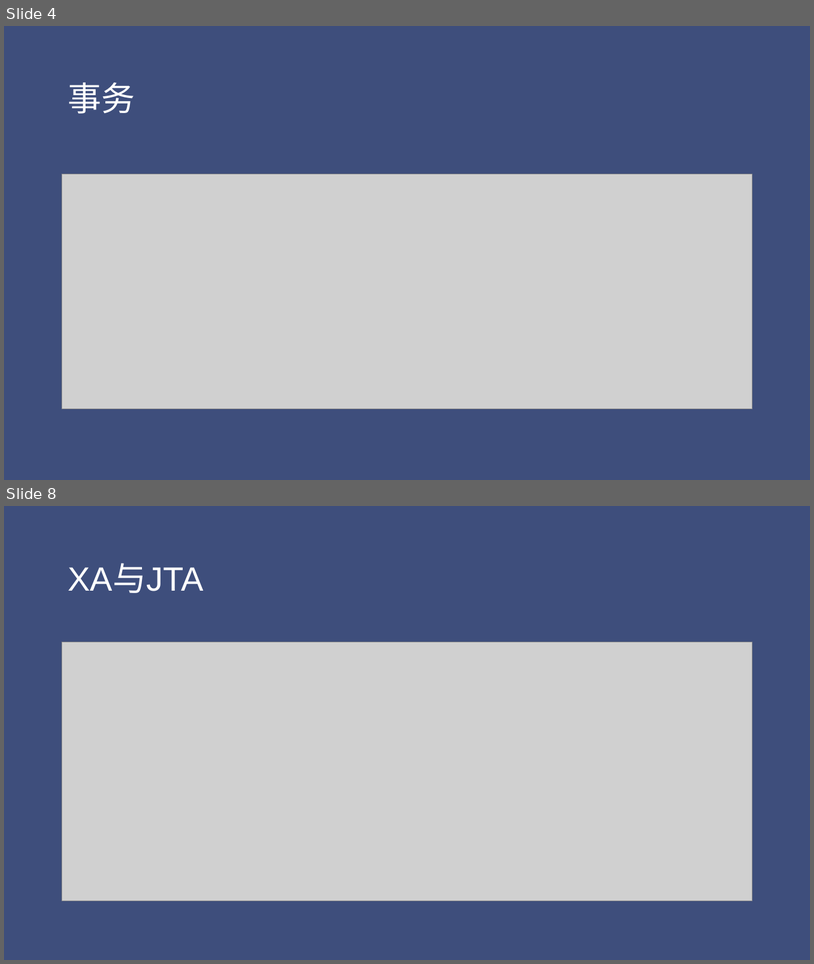
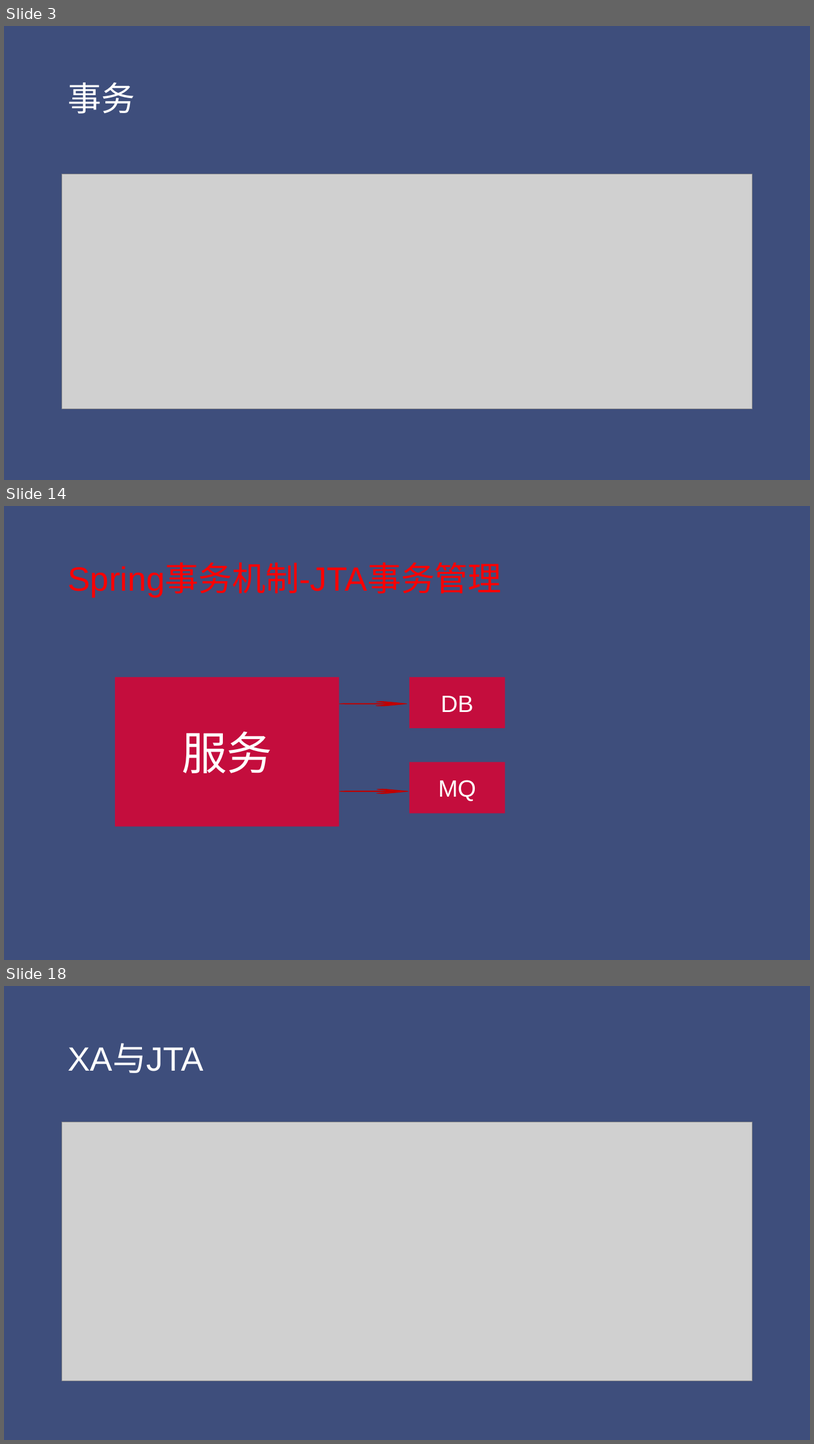
Before and after one commit to jungle0127/springcloudstudy, a slide deck: docs/distributedsystemtransaction.pptx. Shown one above the other, each under a label of ours: slides 4 and 8 before the commit, slides 3, 14 and 18 after it; the slides between them are not shown. The pictures are 814x964 and 814x1444 pixels, drawn with LibreOffice and Linux fonts; fonts in the diff are those of the drawing; grey boxes stand for pictures. Boxes give left, top, right and bottom in pixels: in the first picture for what was removed or moved away, otherwise in the second. Text is boxed around its words. In the diff, an @@ line names an element or a change of style, - is before the commit and + after.

```diff
--- a/docs/distributedsystemtransaction.pptx
+++ b/docs/distributedsystemtransaction.pptx
@@ slide 14 added at bbox=[4, 506, 810, 960], background #3E4E7C @@
@@ title added at bbox=[68, 564, 502, 597], 40 pt, text #FF0000 @@
+Spring事务机制-JTA事务管理
@@ rectangle added at bbox=[116, 677, 340, 826], fill #C40D3D, 54 pt, text #FFFFFF @@
+服务
@@ rectangle added at bbox=[410, 677, 505, 729], fill #C40D3D, 28 pt, text #FFFFFF @@
+DB
@@ freeform shape added at bbox=[339, 702, 408, 706], fill #C00000 @@
@@ rectangle added at bbox=[410, 762, 505, 813], fill #C40D3D, 28 pt, text #FFFFFF @@
+MQ
@@ freeform shape added at bbox=[339, 789, 409, 793], fill #C00000 @@
@@ what was slide 4 is now slide 3 @@
@@ what was slide 8 is now slide 18 @@
```
Also in this commit, not shown: 2 slides changed, 13 other slides added, 8 other files.
